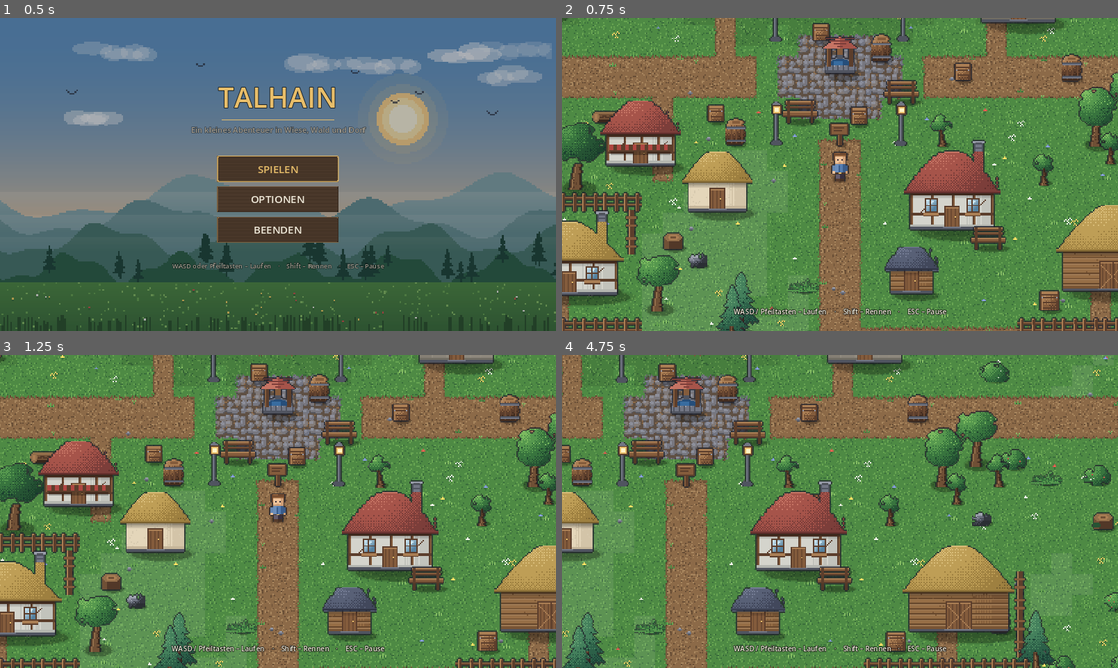
Above: before the commit, frames 1-4 (two rows, left to right).
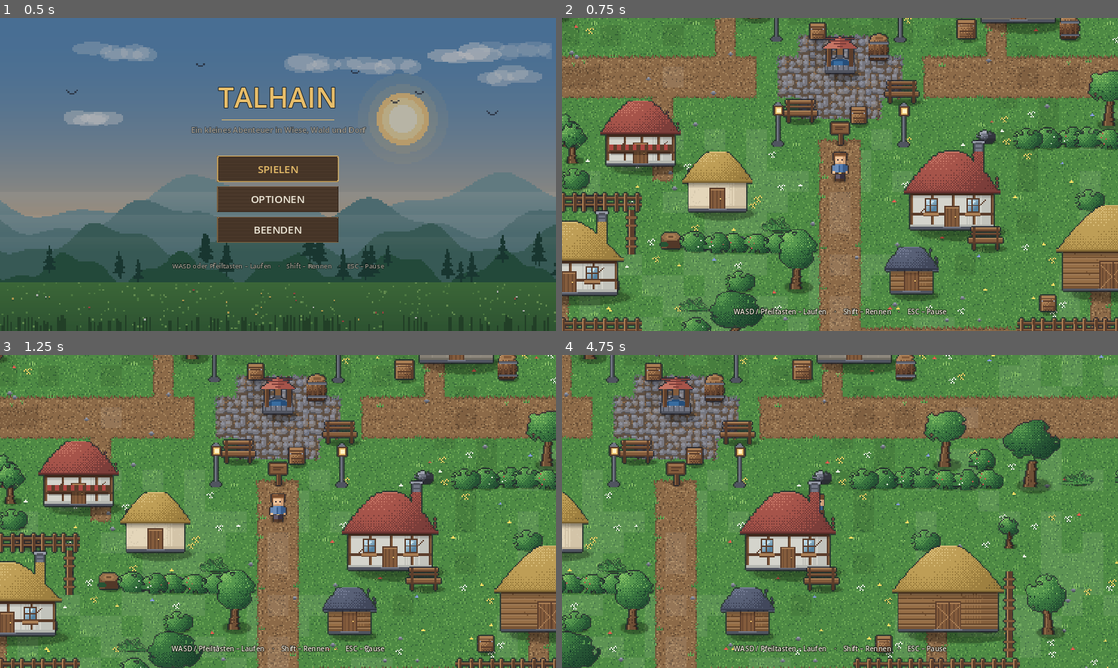
Above: after the commit, the same moments.

Repository: Liouinz/2D-Spiel-
Game: Godot game, scene res://scenes/main.tscn
Same seed, same stepped clock (60 frames per second), same inputs: the game is played once before the commit and once after it.
Inputs (mouse positions are in pixels of both pictures, inside the frame that each line leads up to):
- Up to frame 1 (0.5 s): no input
- Up to frame 2 (0.75 s): click "SPIELEN" at 0.5 s
- Up to frame 3 (1.25 s): no input
- Up to frame 4 (4.75 s): tap Enter at 1.25 s; move the mouse to (962, 495) at 1.27 s; hold D (move_right) 1.28-2 s; hold Shift (run) 1.28-2 s; click (962, 495) at 1.42 s; tap Space at 1.52, 4.52 s; drag from (728, 527) to (812, 574) at 2.02 s; move the mouse to (895, 442) at 2.77 s; hold D (move_right) 2.78-3.5 s; hold Shift (run) 2.78-3.5 s; tap 1 at 2.85 s; drag from (812, 574) to (673, 464) at 3.52 s; move the mouse to (1006, 558) at 4.27 s; hold A (move_left) from 4.28 s (still down); hold Shift (run) from 4.28 s (still down); tap 3 at 4.35 s

Frame 1 is identical in both runs. In frame 2, 14% of the frame differs, in the area x 0-100%, y 0-100%; in frame 3, 14%; in frame 4, 46%.

Commit message:
Dorf begrenzen, Schaum brechen, Helligkeitsstufen verrauschen
- Hecken als Grundstuecksgrenzen (Layout.HEDGES); Zaeune allein wirkten an
  jeder Grenze monoton
- Uferschaum zeichnete die Kachelkante nach: jetzt mit Luecken und
  geringerer Deckkraft, er folgt der Wasserkante statt dem Raster
- Helligkeitsstufen des Bodens zeichneten die Hoehenlinie des Rauschens als
  sichtbares Rechteck nach -> Stufenwahl pro Kachel verrauscht
- Mehr Streudeko auf Gras, Kleinkram an die verschobenen Gebaeude gefuehrt
- README und docs/architektur.md auf den neuen Bodenaufbau gebracht,
  Bilder erneuert

Co-Authored-By: Claude Opus 5 <noreply@anthropic.com>
Claude-Session: https://claude.ai/code/session_01HgYAB6E32DDv1UqE7nxM7u

Diff:
--- a/src/world/layout.gd
+++ b/src/world/layout.gd
@@ -56,6 +56,17 @@
 	{"from": Vector2i(57, 27), "to": Vector2i(61, 27)},
 ]
 
+## Heckenreihen. Sie trennen Grundstücke, ohne den Blick zu verstellen —
+## Zäune wirken an jeder Grenze schnell monoton.
+const HEDGES = [
+	{"from": Vector2i(36, 30), "to": Vector2i(36, 34)},
+	{"from": Vector2i(54, 28), "to": Vector2i(54, 32)},
+	{"from": Vector2i(44, 44), "to": Vector2i(49, 44)},
+	{"from": Vector2i(60, 39), "to": Vector2i(66, 39)},
+	{"from": Vector2i(34, 40), "to": Vector2i(34, 44)},
+	{"from": Vector2i(56, 26), "to": Vector2i(62, 26)},
+]
+
 ## Kleininventar des Dorfes. Reihenfolge egal, Position ist entscheidend.
 const DETAILS = [
 	# Am Brunnen: Bänke und Laternen
@@ -77,11 +88,11 @@
 	{"pos": Vector2i(56, 31), "kind": "planter"},
 	{"pos": Vector2i(60, 31), "kind": "woodpile"},
 	# Werkstatt und Schmiede
-	{"pos": Vector2i(45, 38), "kind": "crate"},
-	{"pos": Vector2i(46, 39), "kind": "barrel"},
-	{"pos": Vector2i(40, 38), "kind": "log"},
-	{"pos": Vector2i(62, 36), "kind": "barrel"},
-	{"pos": Vector2i(57, 36), "kind": "crate"},
+	{"pos": Vector2i(44, 41), "kind": "crate"},
+	{"pos": Vector2i(45, 42), "kind": "barrel"},
+	{"pos": Vector2i(39, 42), "kind": "log"},
+	{"pos": Vector2i(62, 34), "kind": "barrel"},
+	{"pos": Vector2i(57, 34), "kind": "crate"},
 	# Bauernhof und Scheune
 	{"pos": Vector2i(35, 47), "kind": "woodpile"},
 	{"pos": Vector2i(40, 46), "kind": "planter"},
--- a/src/world/water_fx.gd
+++ b/src/world/water_fx.gd
@@ -97,9 +97,14 @@
 	var segments := T / FOAM_SEG
 	for i in segments:
 		var world_i := tx * T + ty * T + i * FOAM_SEG
+		# Luecken: der Schaum darf die Kachelkante nicht nachzeichnen, sonst
+		# sieht man das Raster durch die Brandung hindurch.
+		var gate := ((tx * 31 + ty * 17 + i * 7) % 5)
+		if gate == 0:
+			continue
 		var wave := sin(_time * 1.7 + world_i * 0.31) * 0.5 + 0.5
-		var h := 1.0 + roundf(wave * 2.0)
-		var col := Color(Palette.WATER_FOAM, 0.34 + wave * 0.34)
+		var h := 1.0 + roundf(wave * 1.4)
+		var col := Color(Palette.WATER_FOAM, 0.22 + wave * 0.26)
 		var ox := float(tx * T + i * FOAM_SEG)
 		var oy := float(ty * T + i * FOAM_SEG)
 		if mask & UP:
--- a/src/world/world_builder.gd
+++ b/src/world/world_builder.gd
@@ -115,6 +115,20 @@
 			if map.is_water(cell.x, cell.y):
 				continue
 			_add("fence_h" if horizontal else "fence_v", _tile_center(cell.x, cell.y) + Vector2(0, T * 0.5))
+			_occupy(cell.x, cell.y)
+
+	for h: Dictionary in Layout.HEDGES:
+		var ha: Vector2i = h["from"]
+		var hb: Vector2i = h["to"]
+		var hstep := Vector2i(signi(hb.x - ha.x), signi(hb.y - ha.y))
+		var hsteps := maxi(absi(hb.x - ha.x), absi(hb.y - ha.y))
+		for s in hsteps + 1:
+			var cell := ha + hstep * s
+			var t := map.get_tile(cell.x, cell.y)
+			if map.is_water(cell.x, cell.y) or t == MapData.Tile.PATH or t == MapData.Tile.COBBLE:
+				continue
+			var wobble := Vector2(_rng.randf_range(-1.5, 1.5), _rng.randf_range(-1.0, 1.0))
+			_add("bush", _tile_center(cell.x, cell.y) + Vector2(0, T * 0.42) + wobble)
 			_occupy(cell.x, cell.y)
 
 	for d: Dictionary in Layout.DETAILS:
@@ -286,7 +300,12 @@
 	_variants.resize(Config.MAP_W * Config.MAP_H)
 	for y in Config.MAP_H:
 		for x in Config.MAP_W:
-			var shade := clampi(int(_n01(_shade, x, y) * TileArt.SHADES), 0, TileArt.SHADES - 1)
+			# Die Stufengrenze wird pro Kachel verrauscht. Ohne das zeichnet sich
+			# die Höhenlinie des Rauschens als sichtbares Rechteckmuster ab.
+			var jitter := float((x * 73856093) ^ (y * 19349663))
+			jitter = fmod(absf(jitter), 1000.0) / 1000.0 - 0.5
+			var level := _n01(_shade, x, y) * TileArt.SHADES + jitter * 0.9
+			var shade := clampi(int(level), 0, TileArt.SHADES - 1)
 			_variants[y * Config.MAP_W + x] = shade * TileArt.VARIANTS + (x * 7 + y * 13) % TileArt.VARIANTS
 	return _variants
 
@@ -310,7 +329,7 @@
 			match t:
 				MapData.Tile.GRASS:
 					set = art.decor_grass
-					chance = 0.34
+					chance = 0.44
 				MapData.Tile.MEADOW:
 					set = art.decor_grass
 					chance = 0.88
Binary file changed: docs/bilder/dorf.png
Binary file changed: docs/bilder/strand.png
Binary file changed: docs/bilder/wald.png
Not shown, changed: README.md
Not shown, changed: docs/architektur.md
